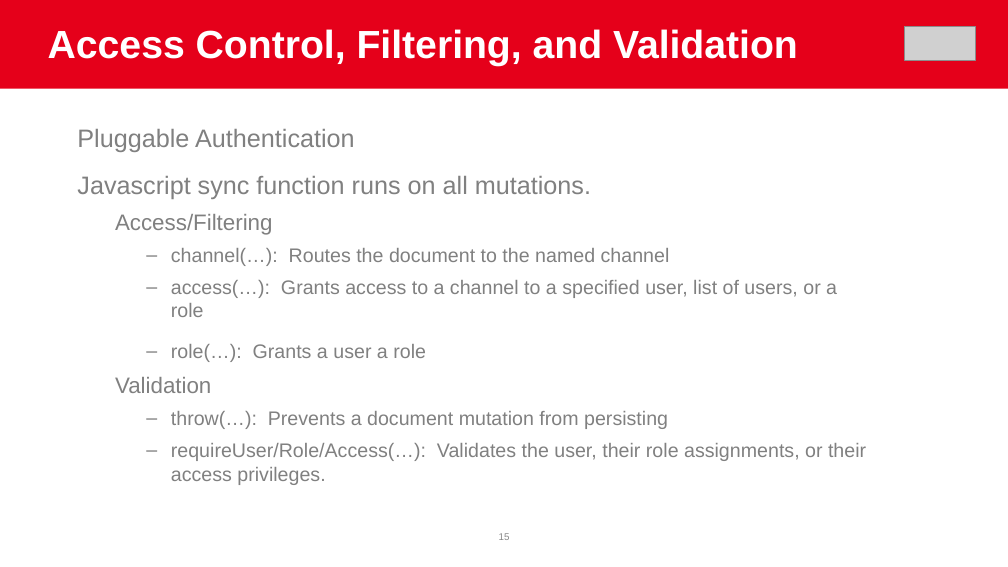
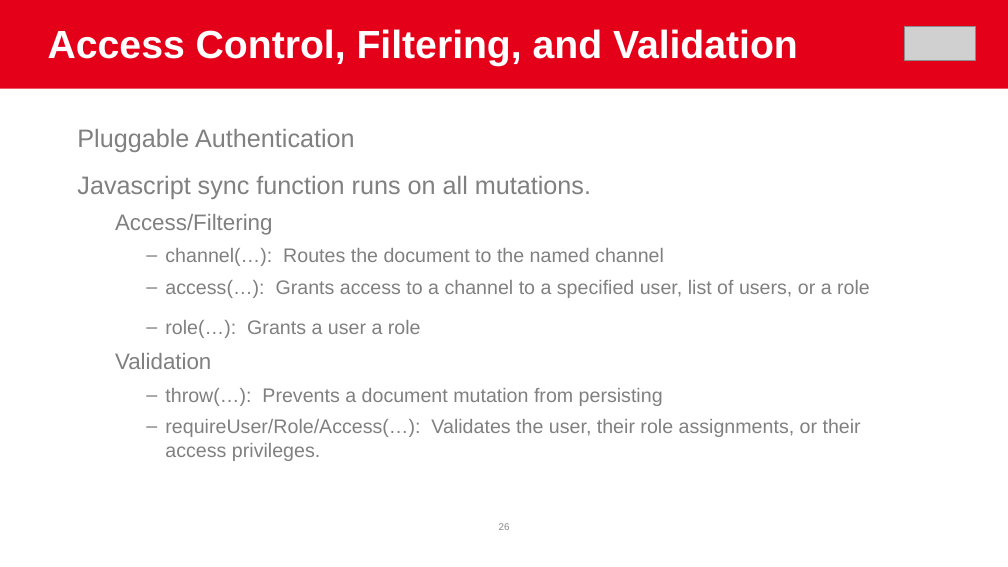
Before and after one commit to subalakr/workshop, a slide deck: slide 26 of mobile/presentations/IntroductionToMobile.pptx (slide 15 before the commit). Drawn at 1008x567 pixels with LibreOffice and Linux fonts; fonts in the diff are those of the drawing; grey boxes stand for pictures. Boxes give left, top, right and bottom in pixels: in the first picture for what was removed or moved away, otherwise in the second. Text is boxed around its words. In the diff, an @@ line names an element or a change of style, - is before the commit and + after.

```diff
--- a/mobile/presentations/IntroductionToMobile.pptx
+++ b/mobile/presentations/IntroductionToMobile.pptx
@@ text at (165,248,870,461): indent changed @@
@@ page number removed at (499,533,510,540) @@
-15
@@ page number added at (499,523,510,530), 7 pt, text #888888 @@
+26
```
Also in this commit, not shown: 16 other slides changed, 11 slides added, 3 slides removed.
